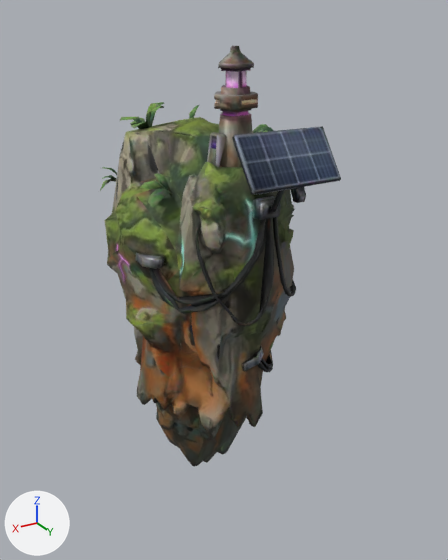
An edit to the glTF model game/models/env/karst_sea_stack.glb, drawn before and after from the same camera.
Before and after are seen from a camera (50 mm lens) standing at (21.6, 37.7, 39.3) and looking at (-1.1, -0.1, 20.5). Arrows for +X, +Y and +Z are at lower left; the lights stay in place. The picture after the commit comes second. Vertices at exactly the same position are counted once.

The first picture shows 'Body'.
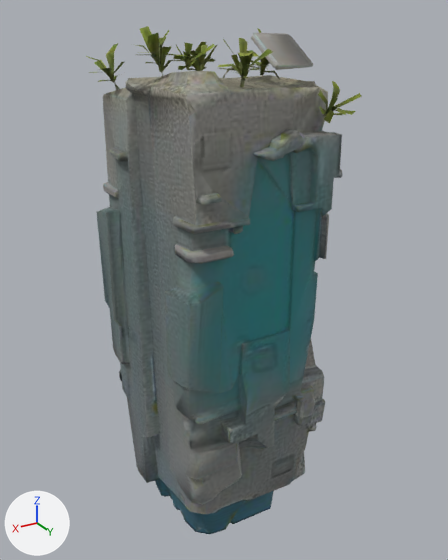
Edits to the scene script, one JSON object a line:
```json
{"op": "add", "block": "img_tripo_image_68cbe79b_3446_42e7_aa3a_66b4a25132b5_0_0", "code": ["img_tripo_image_68cbe79b_3446_42e7_aa3a_66b4a25132b5_0_0 = load_image('tripo_image_68cbe79b-3446-42e7-aa3a-66b4a25132b5_0_0', '_unpacked/tripo_image_68cbe79b-3446-42e7-aa3a-66b4a25132b5_0_0', 512, 512, 'sRGB')"]}
{"block": "mat_body", "change": "nodes: BsdfPrincipled, NormalMap, OutputMaterial, SeparateColor, TexImage x3"}
{"block": "mat_body", "change": "uses the picture img_color_a37d9547_b956_4c68_b590_f2faa20e88ca"}
{"block": "mat_body", "change": "uses the picture img_normalgl_a37d9547_b956_4c68_b590_f2faa20e88ca"}
{"block": "mat_body", "change": "uses the picture img_orm_a37d9547_b956_4c68_b590_f2faa20e88ca"}
{"block": "mat_body", "change": "nodes: BsdfPrincipled, OutputMaterial, TexImage"}
{"block": "mat_body", "change": "uses the picture img_tripo_image_68cbe79b_3446_42e7_aa3a_66b4a25132b5_0_0"}
{"block": "me_mesh_0", "where": "# used by ob_body; location = (0.0, 0.0, 0.0); scale = (1.07, 1.07, 1.07)"}
{"op": "remove", "block": "me_mesh_0", "code": "me_mesh_0.from_pydata(...)  # 1581 vertices, 2827 faces; spans x -6.6..6.1, y -9.2..9.4, z 0.0..35.0"}
{"op": "add", "block": "me_mesh_0", "code": "me_mesh_0.from_pydata(...)  # 1554 vertices, 2561 faces; spans x -7.6..6.8, y -8.6..8.5, z 0.0..38.6"}
{"block": "me_mesh_0", "change": "me_mesh_0 part 1: the loose piece of 743 vertices spanning x -6.6..6.1, y -9.2..5.7, z 0.0..30.1 is rebuilt with 1031 vertices and now spans x -7.6..6.8, y -7.4..7.4, z 0.0..36.3"}
{"block": "me_mesh_0", "change": "me_mesh_0 part 2: 36 loose pieces with 838 vertices, spanning x -6.1..5.5, y -8.5..9.4, z 12.3..35.0, are deleted"}
{"block": "me_mesh_0", "change": "me_mesh_0 part 3: 523 vertices added at x -7.0..6.8, y -8.6..8.5, z 23.1..38.6"}
{"op": "set", "path": "ob_body.scale", "old": "(1.07, 1.07, 1.07)", "new": "(1.0, 1.0, 1.0)"}
```

Pixel boxes (x1, y1, x2, y2) of what changed, in the pictures (448 x 560 px):
```json
{"object": "Body", "change": "surface changed, reshaped, rescaled", "before": [100, 46, 341, 467], "after": [86, 26, 362, 534], "on screen": "14% wider, 21% taller"}
{"part": 1, "of": "me_mesh_0", "change": "rebuilt", "before": [104, 117, 295, 467], "after": [97, 71, 343, 534], "on screen": "29% wider, 32% taller"}
{"part": 2, "of": "me_mesh_0", "change": "deleted", "before": [100, 46, 341, 372]}
{"part": 3, "of": "me_mesh_0", "change": "added", "after": [86, 26, 362, 259]}
```
